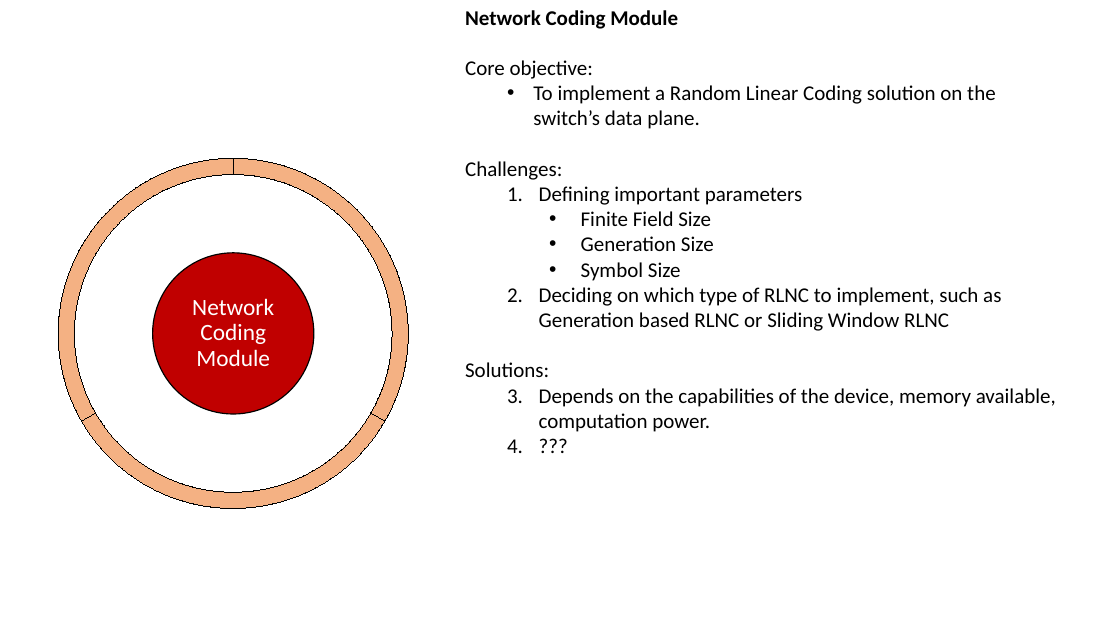
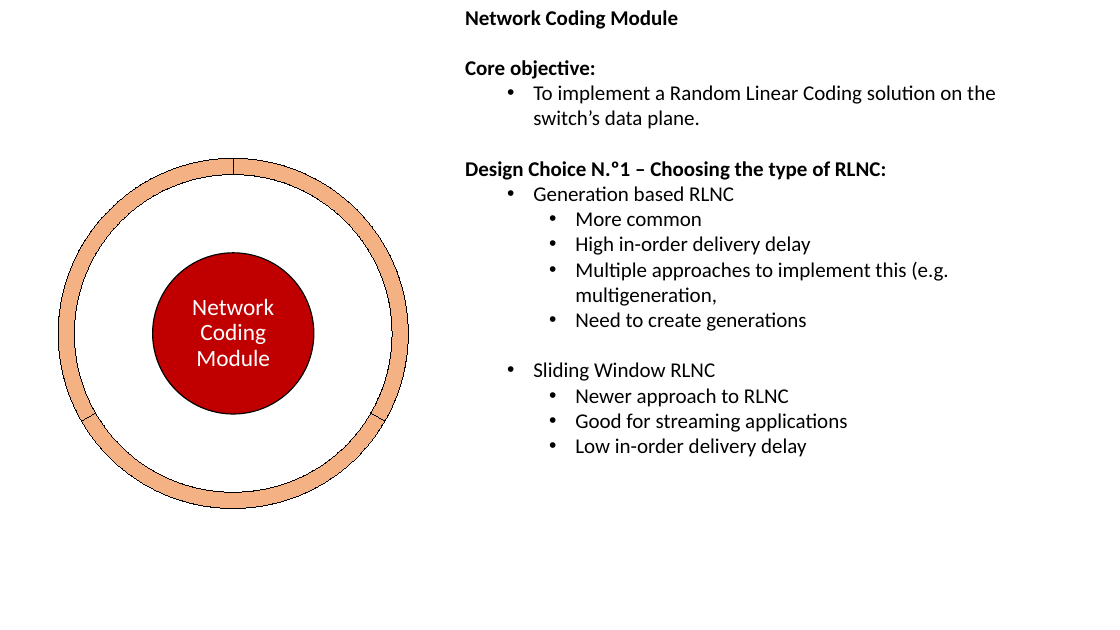
Before and after one commit to netx-ulx/NC, a slide deck: slide 4 of Docs/Design of a RLNC implementation on the switch.pptx. Drawn at 1120x630 pixels with LibreOffice and Linux fonts; fonts in the diff are those of the drawing. Boxes give left, top, right and bottom in pixels: in the first picture for what was removed or moved away, otherwise in the second. Text is boxed around its words. In the diff, an @@ line names an element or a change of style, - is before the commit and + after.

Commit message:
Updated slides of design choices of RLNC

```diff
--- a/Docs/Design of a RLNC implementation on the switch.pptx
+++ b/Docs/Design of a RLNC implementation on the switch.pptx
@@ text at (465,60,596,79): bold on in "Core objective:" @@
@@ text at (465,161,948,457): text changed @@
-Challenges:
-  1. Defining important parameters
-    • Finite Field Size
-    • Generation Size
-    • Symbol Size
-  2. Deciding on which type of RLNC to implement, such as Generation based RLNC or Sliding Window RLNC
-Solutions:
-  1. Depends on the capabilities of the device, memory available, computation power.
-  2. ???
+Design Choice N.º1 – Choosing the type of RLNC:
+  • Generation based RLNC
+    • More common
+    • High in-order delivery delay
+    • Multiple approaches to implement this (e.g. multigeneration,
+    • Need to create generations
+  • Sliding Window RLNC
+    • Newer approach to RLNC
+    • Good for streaming applications
+    • Low in-order delivery delay
```
Also in this commit, not shown: 5 other slides changed, 2 slides added.
